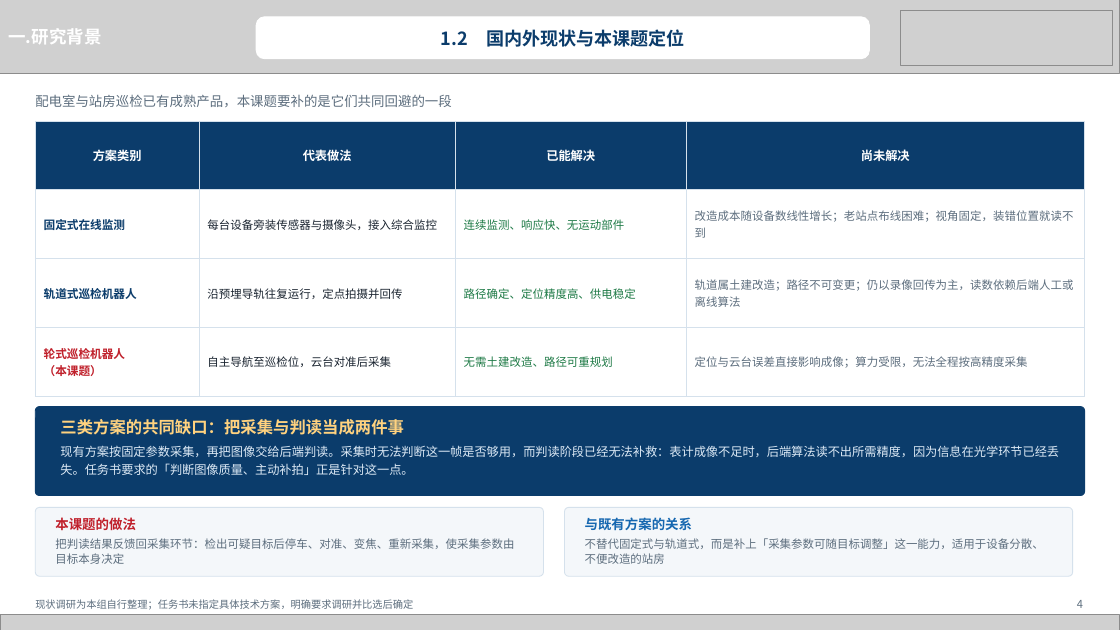
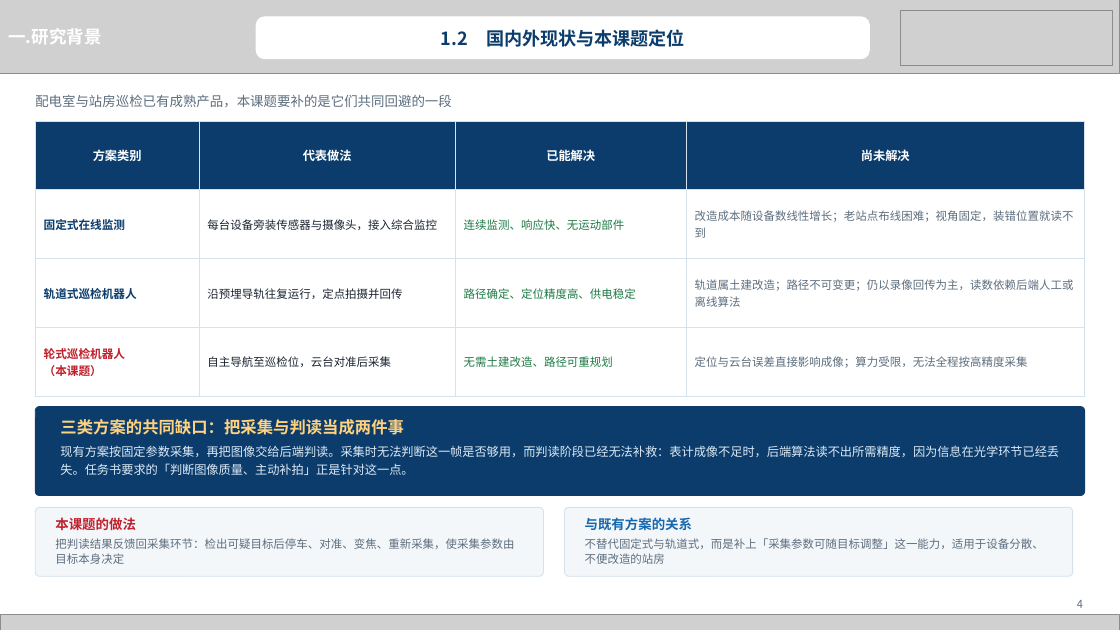
Before and after one commit to heizitalk666/2026summer, a slide deck: slide 4 of deliverables/中期答辩.pptx. Drawn at 1120x630 pixels with LibreOffice and Linux fonts; fonts in the diff are those of the drawing; grey boxes stand for pictures. Boxes give left, top, right and bottom in pixels: in the first picture for what was removed or moved away, otherwise in the second. Text is boxed around its words. In the diff, an @@ line names an element or a change of style, - is before the commit and + after.

```diff
--- a/deliverables/中期答辩.pptx
+++ b/deliverables/中期答辩.pptx
@@ text removed at [35, 599, 413, 610] @@
-现状调研为本组自行整理；任务书未指定具体技术方案，明确要求调研并比选后确定
```
Also in this commit, not shown: 21 other slides changed, 2 slides added, 4 other files.
